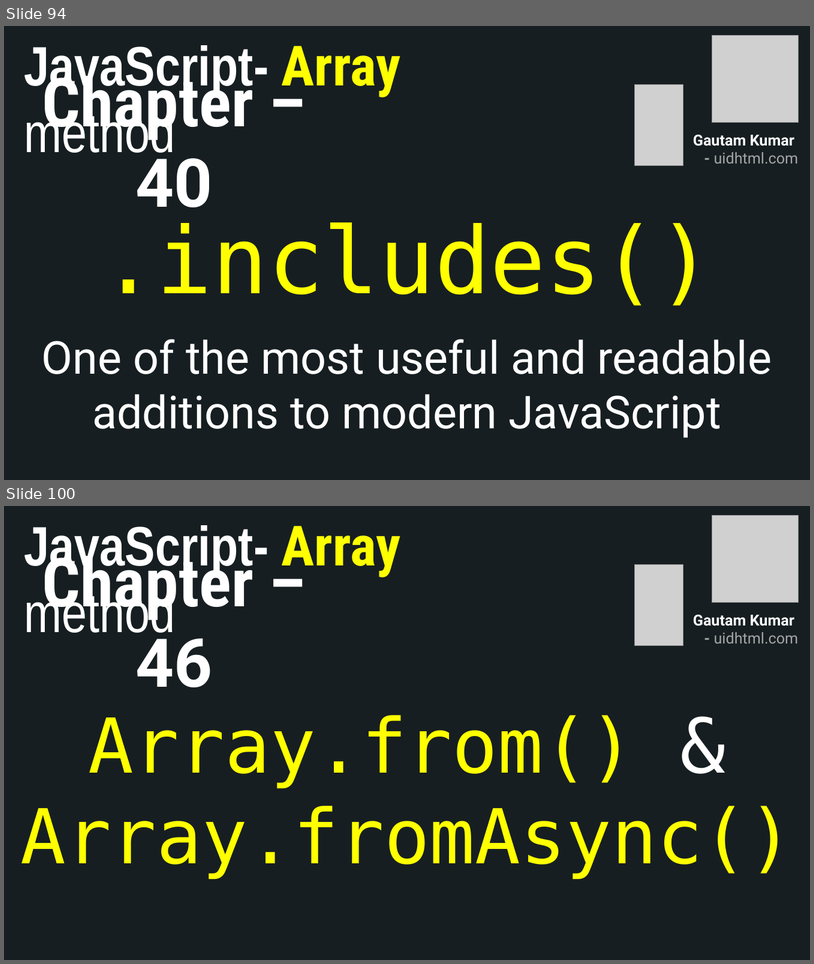
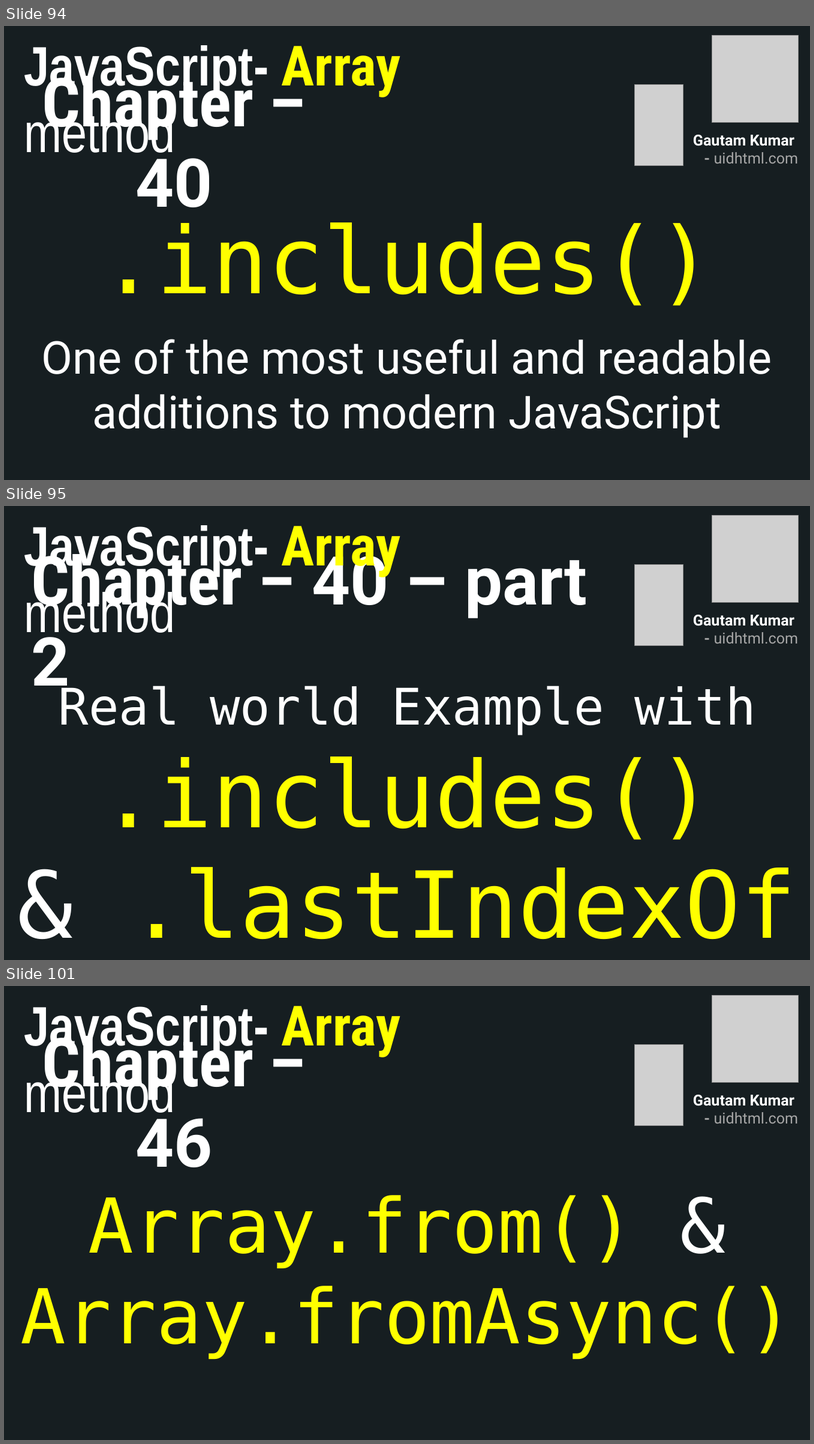
Before and after one commit to uidhtml/javascript-tutorials, a slide deck: Javascript Tutorials.pptx. Shown one above the other, each under a label of ours: slides 94 and 100 before the commit, slides 94, 95 and 101 after it; the slides between them are not shown. The pictures are 814x964 and 814x1444 pixels, drawn with LibreOffice and Linux fonts; fonts in the diff are those of the drawing; grey boxes stand for pictures. Boxes give left, top, right and bottom in pixels: in the first picture for what was removed or moved away, otherwise in the second. Text is boxed around its words. In the diff, an @@ line names an element or a change of style, - is before the commit and + after.

Commit message:
Added chapter 43

```diff
--- a/Javascript Tutorials.pptx
+++ b/Javascript Tutorials.pptx
@@ slide 95 added at <box>4,506,810,960</box>, background #2C3C43; not listed: 10 template elements that a slide beside it also shows @@
@@ rectangle added at <box>4,506,810,960</box>, fill #161E22 @@
@@ picture added at <box>713,516,800,603</box> @@
@@ text added at <box>24,525,401,642</box>, 66 pt, text #FFFFFF, bold @@
+JavaScript- Array method
@@ title added at <box>31,543,587,701</box>, 80 pt, text #FFFFFF, bold @@
+Chapter – 40 – part 2
@@ picture added at <box>636,565,684,646</box> @@
@@ text added at <box>693,615,799,643</box>, 18 pt, text #A6A6A6, bold @@
+Gautam Kumar
+- uidhtml.com
@@ text added at <box>58,683,797,939</box>, 110 pt, text #FFFF00 @@
+Real world Example with
+.includes() & .lastIndexOf()
@@ what was slide 100 is now slide 101 @@
```
Also in this commit, not shown: 5 slides changed, 12 other files.
